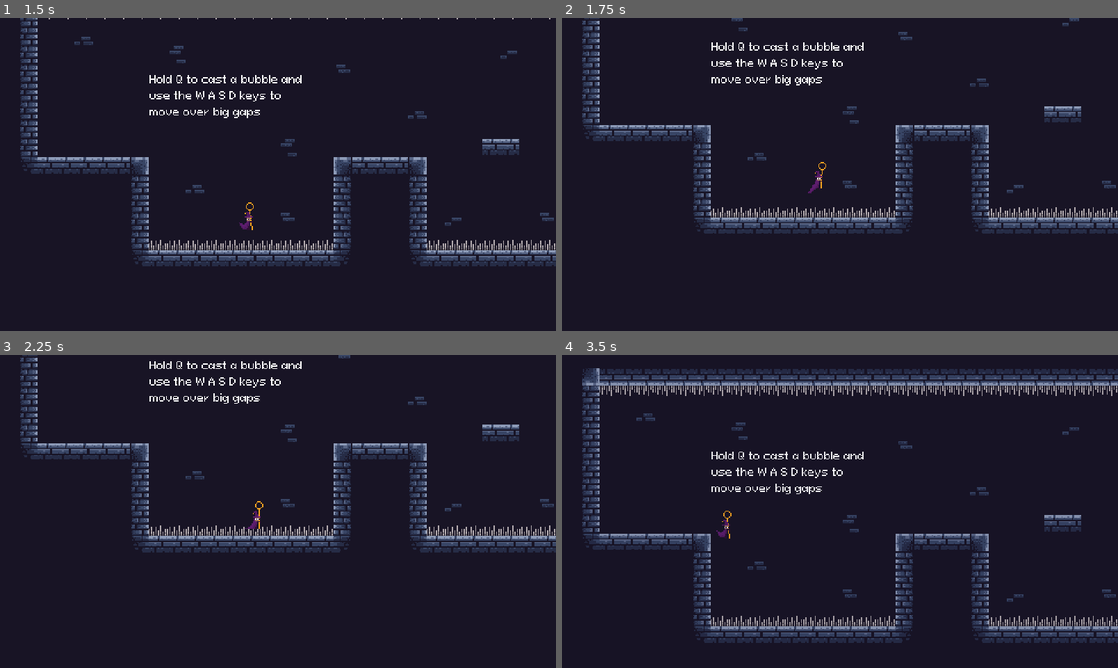
Above: before the commit, frames 1-4 (two rows, left to right).
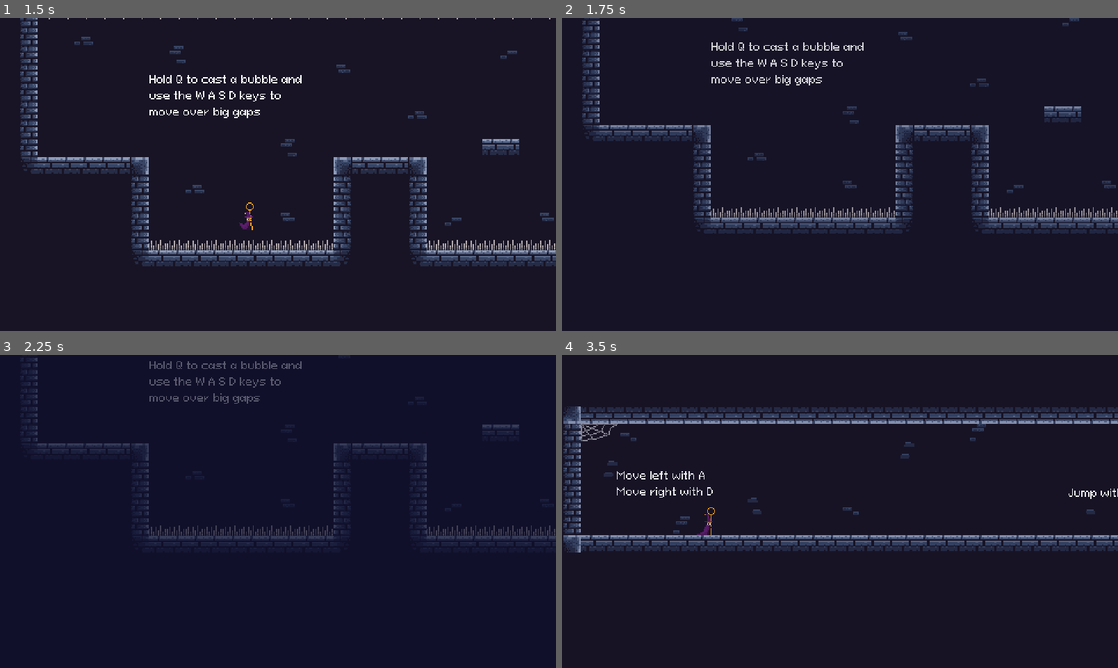
Above: after the commit, the same moments.

Repository: Orama-Interactive/Bubble-Wizard
Game: Godot game, scene res://src/Levels/level_2.tscn
Two runs of this game, one before a commit and one after it. Both use one fixed random seed, a clock stepped at 60 frames per second and the inputs below. This scene is started directly instead of the project's main scene.
Inputs (mouse positions are in pixels of both pictures, inside the frame that each line leads up to):
- Up to frame 1 (1.5 s): tap Enter at 0.5 s; move the mouse to (400, 158) at 0.52 s; hold D (right) from 0.53 s (still down); tap Q (charge_bubble) at 0.6 s; click (400, 158) at 0.67 s; tap Space (jump) at 0.77 s; move the mouse to (166, 190) at 1.27 s; tap Ctrl (ctrl) at 1.35 s
- Up to frame 2 (1.75 s): keep holding D (right); tap Space (jump) at 1.52 s
- Up to frame 3 (2.25 s): move the mouse to (333, 442) at 2.02 s; release D (right) at 2.03 s; hold A (left) from 2.03 s (still down); click (333, 442) at 2.1 s
- Up to frame 4 (3.5 s): move the mouse to (812, 574) at 2.77 s; release A (left) at 2.78 s; hold D (right) from 2.78 s (still down); tap Q (charge_bubble) at 2.85 s; click (812, 574) at 2.92 s; tap Space (jump) at 3.02 s

Frame 1 is identical in both runs. In frame 2, 1.8% of the frame differs, in the area x 6-100%, y 0-65%; in frame 3, 5.6%; in frame 4, 21%, in the area x 0-100%, y 4-92%.

Commit message:
Better restarting

Diff:
--- a/src/GameManager.gd
+++ b/src/GameManager.gd
@@ -31,10 +31,8 @@
 	scene_transition_rect.animation_player.play(&"fade_in")
 
 
-
 func change_level() -> void:
-	if current_level_index + 1 < levels.size():
-		current_level_index += 1
+	if current_level_index < levels.size():
 		get_tree().change_scene_to_packed(levels[current_level_index])
 	else:
 		get_tree().change_scene_to_file("res://src/Menu/menu.tscn")
--- a/src/door.gd
+++ b/src/door.gd
@@ -9,4 +9,5 @@
 	if body is Player:
 		animated_sprite_2d.play(&"default")
 		body.can_move = false
+		GameManager.current_level_index += 1
 		GameManager.start_changing_level()
--- a/src/player.gd
+++ b/src/player.gd
@@ -192,8 +192,8 @@
 
 func _handle_death() -> void:
 	can_move = false
-	await get_tree().create_timer(1.0).timeout
-	GameManager.restart_level()
+	animated_sprite_2d.visible = false
+	GameManager.start_changing_level()
 
 
 func _charge_bubble_form() -> void:
Not shown, changed: export_presets.cfg
